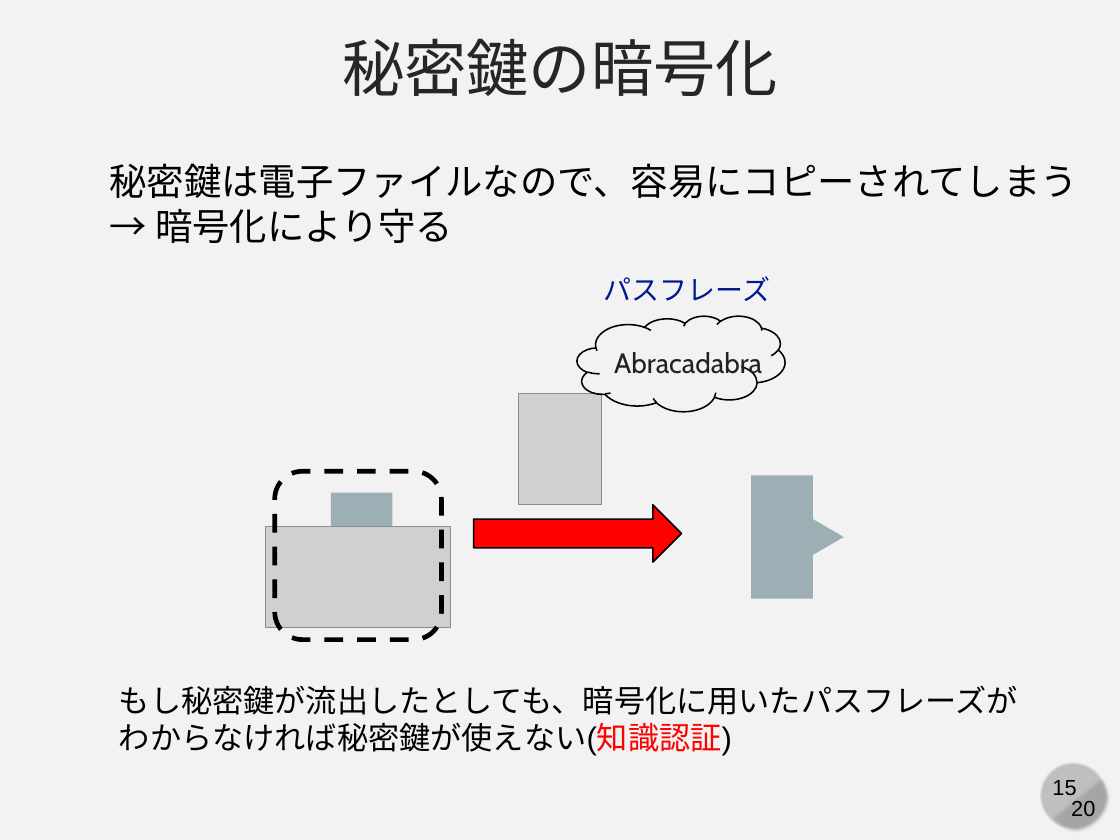
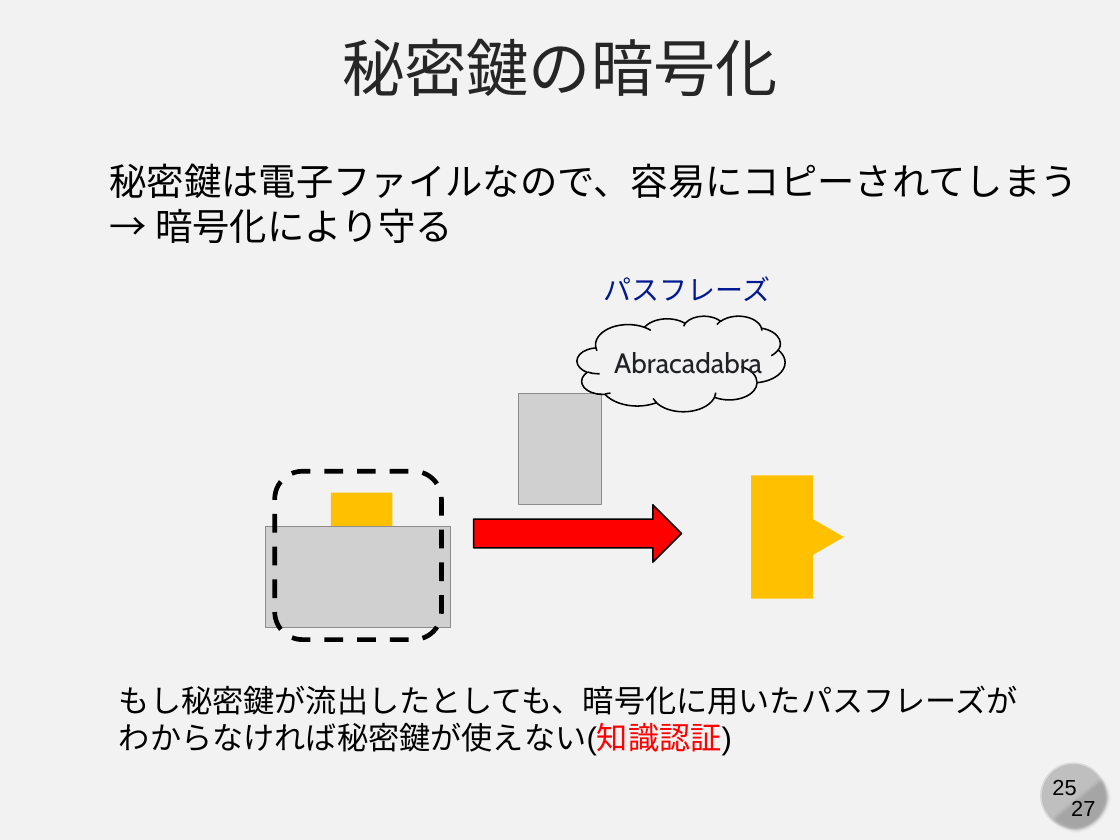
Before and after one commit to cpss2026-git/cpss2026-git.github.io, a slide deck: slide 25 of 02-lecture-git-advanced/slides/02-b-ssh.pptx (slide 15 before the commit). Drawn at 1120x840 pixels with LibreOffice and Linux fonts; fonts in the diff are those of the drawing; grey boxes stand for pictures. Boxes give left, top, right and bottom in pixels: in the first picture for what was removed or moved away, otherwise in the second. Text is boxed around its words. In the diff, an @@ line names an element or a change of style, - is before the commit and + after.

```diff
--- a/02-lecture-git-advanced/slides/02-b-ssh.pptx
+++ b/02-lecture-git-advanced/slides/02-b-ssh.pptx
@@ fill #9BAFB5 to #FFC000 in 4 elements at [330,493,392,616], [362,519,423,590], [752,475,813,598], [783,501,844,572] @@
@@ page number at [1052,780,1076,795]: text changed @@
-15
+25
@@ text at [1071,801,1095,816]: text changed @@
-20
+27
```
Also in this commit, not shown: 19 other slides changed, 7 slides added, 1 other file.
